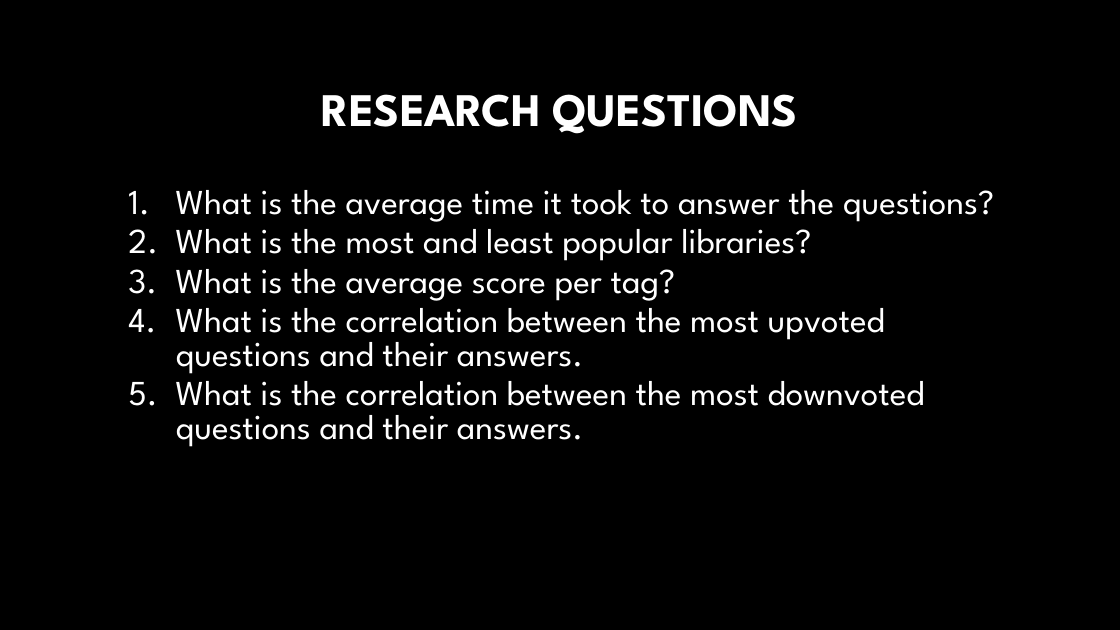
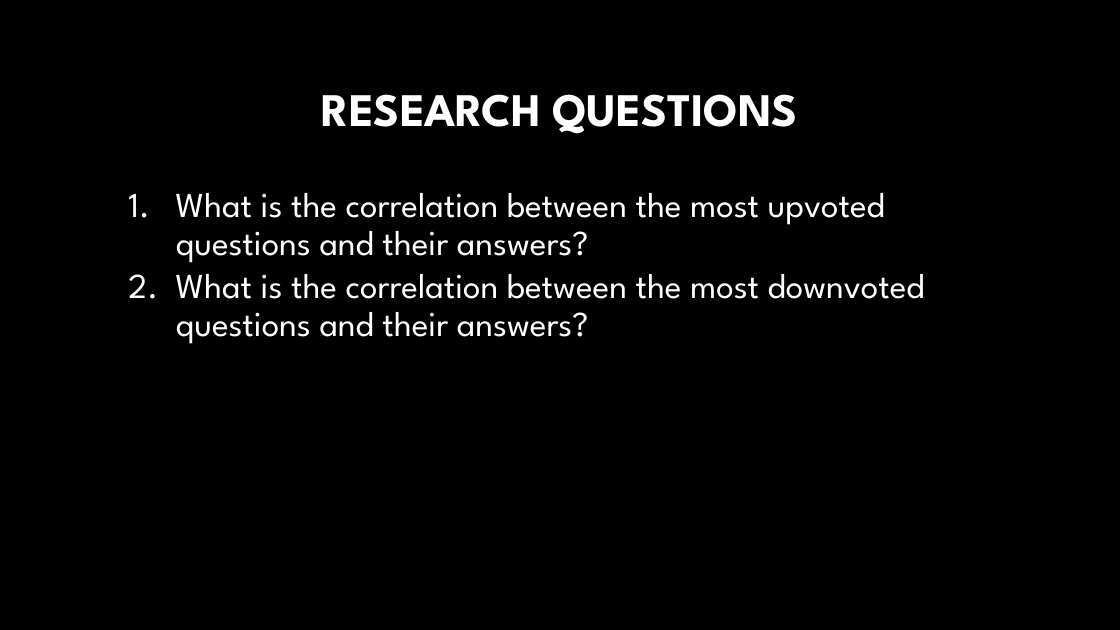
Before and after one commit to fosshie/tnn, a slide deck: slide 3 of PPAnalysis.pptx. Drawn at 1120x630 pixels with LibreOffice and Linux fonts; fonts in the diff are those of the drawing; background and template pictures are left out. Boxes give left, top, right and bottom in pixels: in the first picture for what was removed or moved away, otherwise in the second. Text is boxed around its words. In the diff, an @@ line names an element or a change of style, - is before the commit and + after.

Commit message:
Revised PP

```diff
--- a/PPAnalysis.pptx
+++ b/PPAnalysis.pptx
@@ text at (176, 193, 925, 344): text changed @@
-    1. What is the average time it took to answer the questions?
-    2. What is the most and least popular libraries?
-    3. What is the average score per tag?
-    4. What is the correlation between the most upvoted questions and their answers.
-    5. What is the correlation between the most downvoted questions and their answers.
+    1. What is the correlation between the most upvoted questions and their answers?
+    2. What is the correlation between the most downvoted questions and their answers?
```
Also in this commit, not shown: 3 other slides changed.
